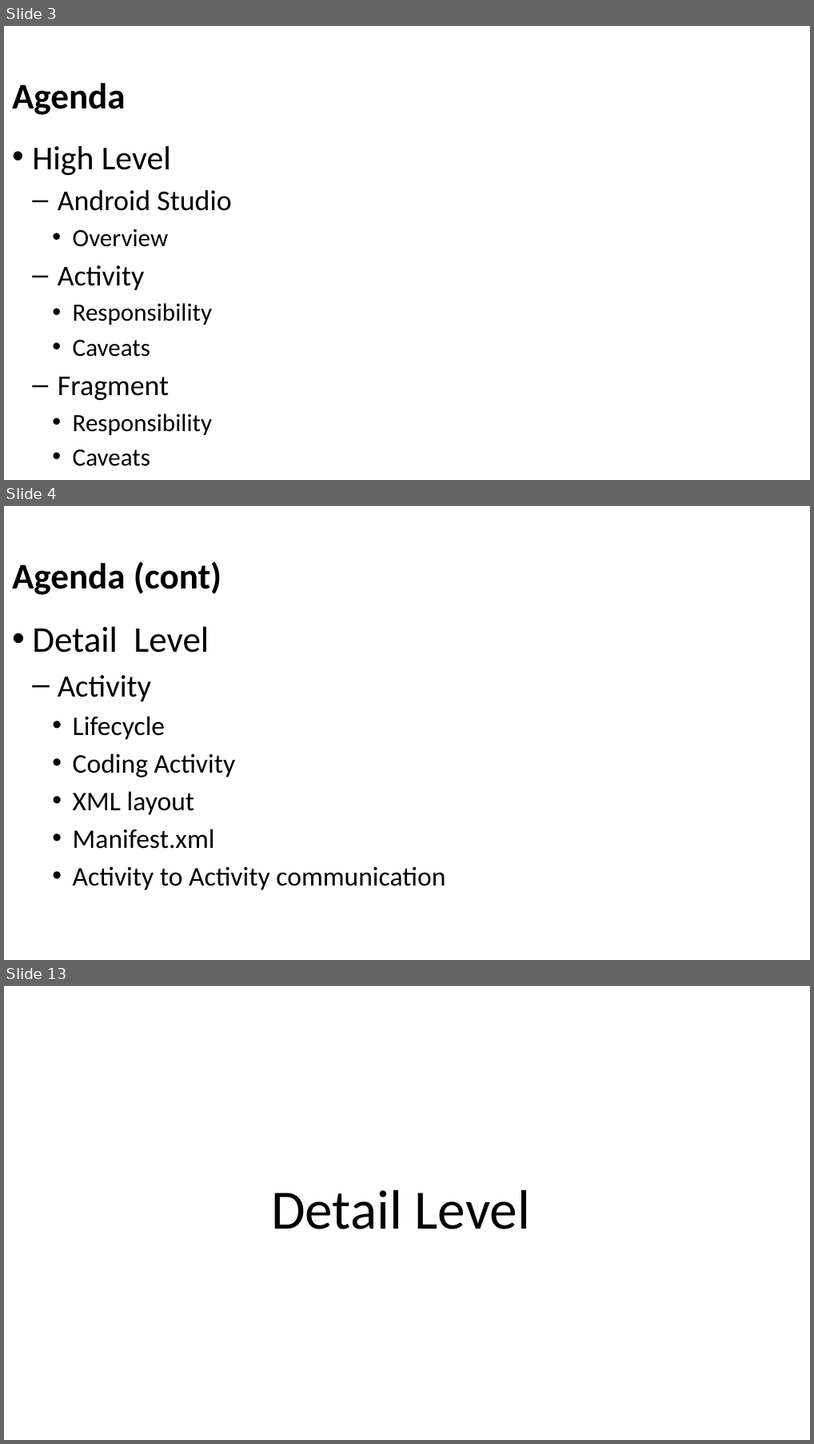
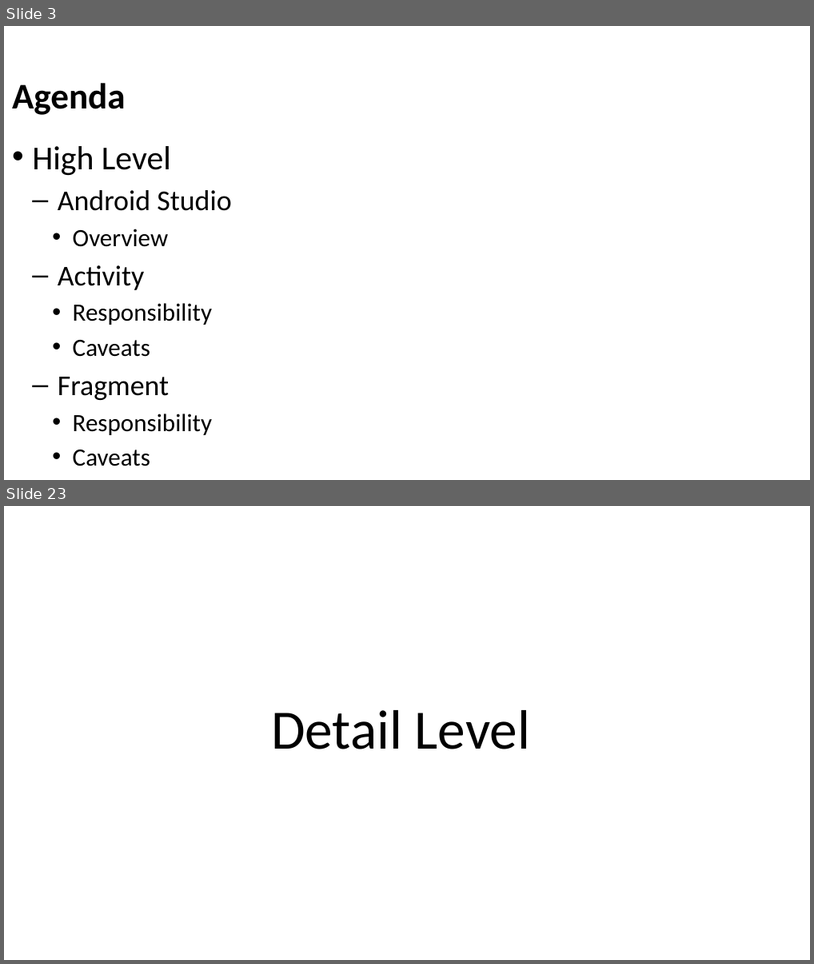
Before and after one commit to Batch-xx/Android-Lunch-Learn, a slide deck: slides/Android Studio_Activities_Fragments.pptx. Shown one above the other, each under a label of ours: slides 3, 4 and 13 before the commit, slides 3 and 23 after it; the slides between them are not shown. The pictures are 814x1444 and 814x964 pixels, drawn with LibreOffice and Linux fonts; fonts in the diff are those of the drawing; background and template pictures are left out. Boxes give left, top, right and bottom in pixels: in the first picture for what was removed or moved away, otherwise in the second. Text is boxed around its words. In the diff, an @@ line names an element or a change of style, - is before the commit and + after.

```diff
--- a/slides/Android Studio_Activities_Fragments.pptx
+++ b/slides/Android Studio_Activities_Fragments.pptx
@@ slide 4 removed at (4, 506, 810, 960), background picture (left out) @@
@@ title removed at (12, 561, 222, 595) @@
-Agenda (cont)
@@ text removed at (32, 626, 446, 890) @@
-• Detail Level
-  – Activity
-    • Lifecycle
-    • Coding Activity
-    • XML layout
-    • Manifest.xml
-    • Activity to Activity communication
@@ what was slide 13 is now slide 23 @@
```
Also in this commit, not shown: 3 slides changed, 15 slides added, 11 other slides removed, 28 other files.
